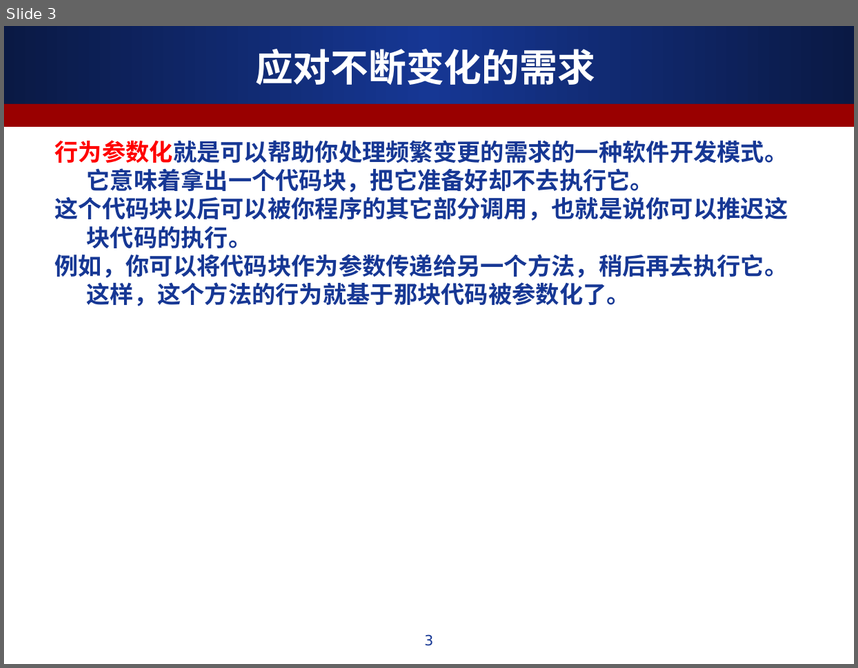
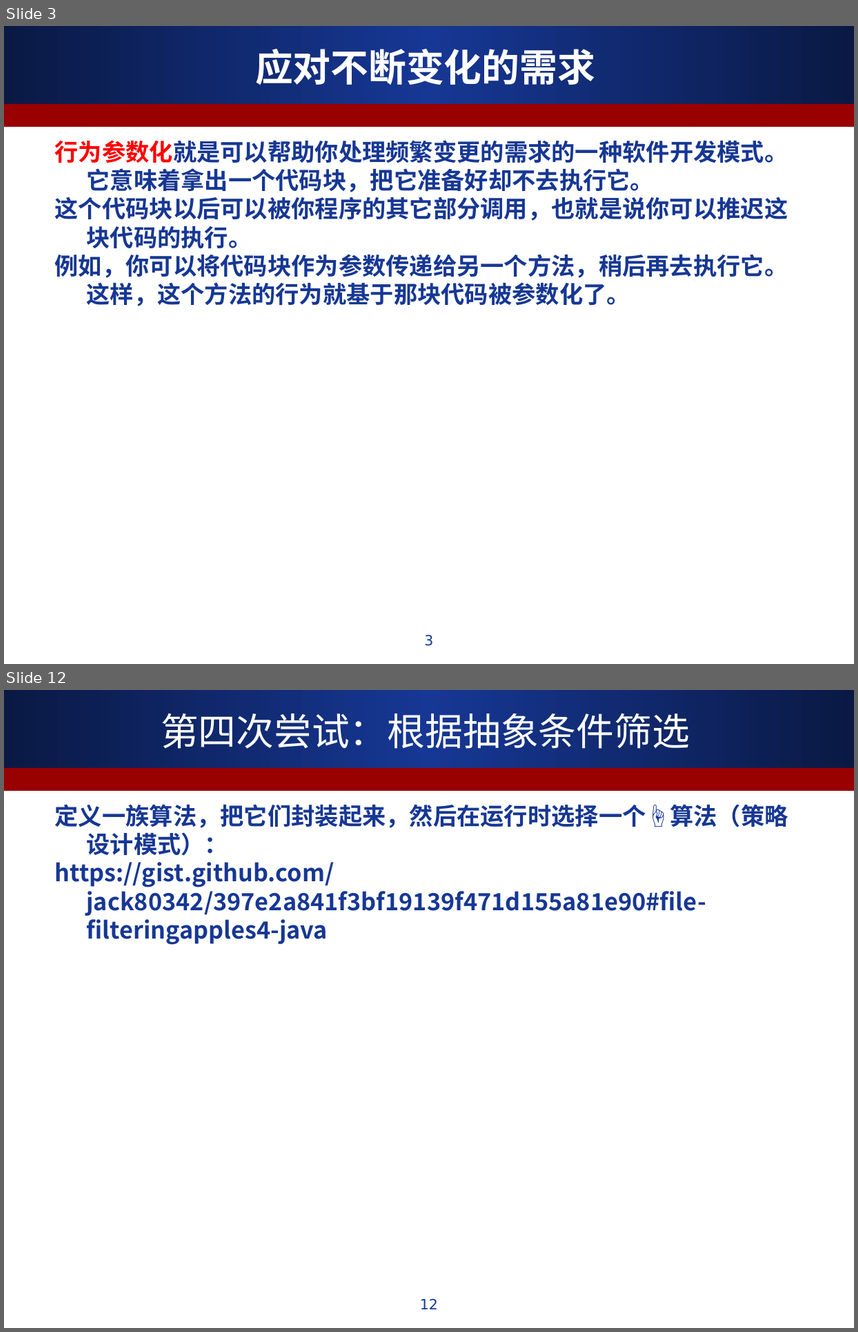
Before and after one commit to ALiberInc/Training, a slide deck: Java8NewFeature/第一章_通过行为参数化传递代码.ppt. Shown one above the other, each under a label of ours: slide 3 before the commit, slides 3 and 12 after it; the slides between them are not shown. The pictures are 858x668 and 858x1332 pixels, drawn with LibreOffice and Linux fonts; fonts in the diff are those of the drawing. Boxes give left, top, right and bottom in pixels: in the first picture for what was removed or moved away, otherwise in the second. Text is boxed around its words. In the diff, an @@ line names an element or a change of style, - is before the commit and + after.

Commit message:
写到第五次尝试：使用匿名类

```diff
--- a/Java8NewFeature/第一章_通过行为参数化传递代码.ppt
+++ b/Java8NewFeature/第一章_通过行为参数化传递代码.ppt
@@ slide 12 added at box(4, 690, 854, 1328), background #FFFFFF; not listed: 2 template elements that a slide beside it also shows @@
@@ title added at box(161, 713, 690, 749), 32 pt, text #FFFFFF @@
+第四次尝试：根据抽象条件筛选
@@ text added at box(55, 804, 789, 945), 20 pt, text #163794, bold @@
+定义一族算法，把它们封装起来，然后在运行时选择一个☝️算法（策略设计模式）：
+https://gist.github.com/jack80342/397e2a841f3bf19139f471d155a81e90#file-filteringapples4-java
@@ page number added at box(420, 1298, 438, 1309), 12 pt, text #163794 @@
+12
```
Also in this commit, not shown: 2 slides changed, 8 other slides added.
